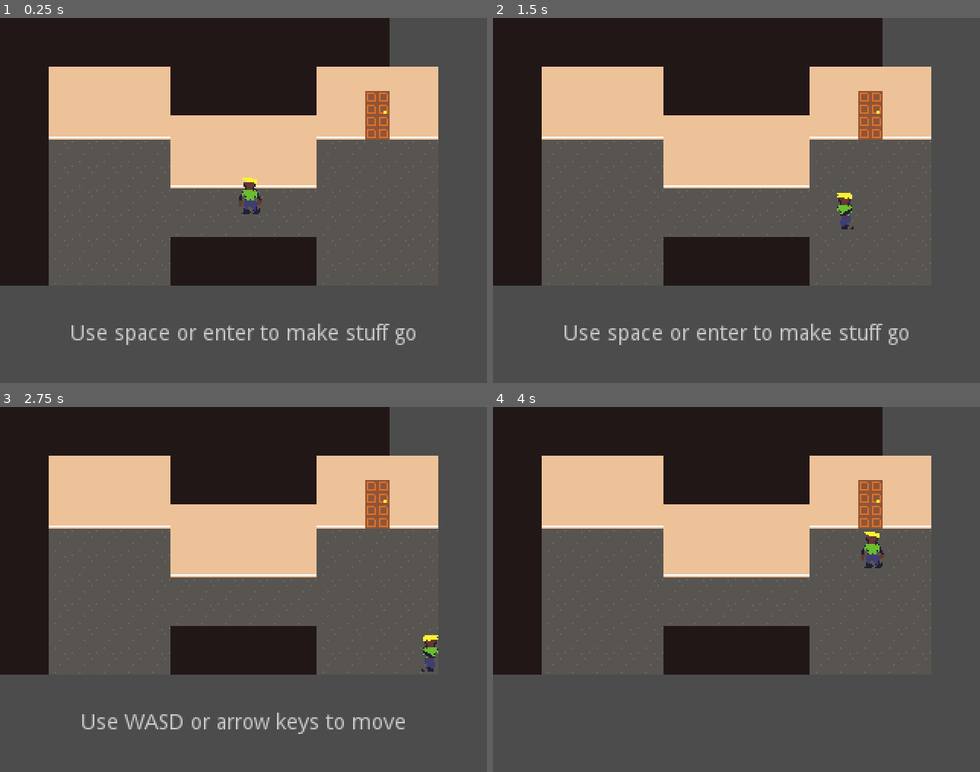
Above: before the commit, frames 1-4 (two rows, left to right).
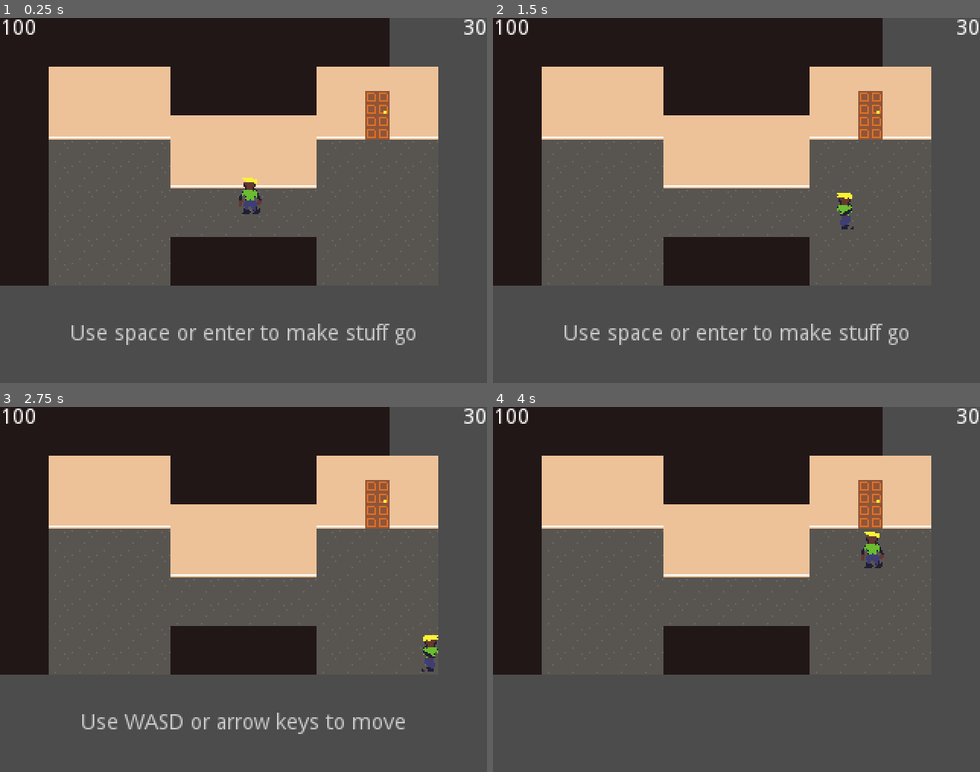
Above: after the commit, the same moments.

Repository: cag/ld42
Game: Godot game, scene res://house.tscn
The game is run twice, just before and just after one commit, with the same random seed, the same clock (stepped at 60 frames per second) and the same inputs.
Inputs:
- Up to frame 1 (0.25 s): no input
- Up to frame 2 (1.5 s): tap Enter (ui_accept) at 0.5, 0.77 s; hold Right (ui_right) 0.53-1.28 s; hold Down (ui_down) from 1.28 s (still down)
- Up to frame 3 (2.75 s): tap Enter (ui_accept) at 1.52 s; release Down (ui_down) at 2.03 s; hold Right (ui_right) from 2.03 s (still down)
- Up to frame 4 (4 s): release Right (ui_right) at 2.78 s; hold Up (ui_up) 2.78-3.53 s; tap Enter (ui_accept) at 3.02, 3.77 s; hold Left (ui_left) from 3.53 s (still down)

The runs differ from the first frame. In frame 1, 0.3% of the frame differs, in the area x 0-100%, y 0-5%; in frame 2, 0.3%; in frame 3, 0.3%; in frame 4, 0.3%.

Commit message:
refine tut

Diff:
--- a/house.gd
+++ b/house.gd
@@ -13,6 +13,9 @@
 onready var person = get_node(person_path)
 export(NodePath) var cat_manager_path
 onready var cat_manager = get_node(cat_manager_path)
+export(NodePath) var countdown_path
+onready var countdown = get_node(countdown_path)
+export var countdown_time = 0.0
 
 func _input(event):
 	if event.is_action_pressed("ui_accept"):
@@ -63,6 +66,7 @@
 
 	yield(get_tree().create_timer(1.0), "timeout")
 
+	cat_manager.fullcat = false
 	checker.enter()
 	yield(get_tree().create_timer(1.0), "timeout")
 	checker.say("hey, roomie, what's up")
@@ -75,6 +79,7 @@
 	yield(checker, "message_done")
 	yield(get_tree().create_timer(.5), "timeout")
 	checker.exit()
+	cat_manager.fullcat = true
 	yield(get_tree().create_timer(1.0), "timeout")
 
 #func _process(delta):
--- a/house.tscn
+++ b/house.tscn
@@ -20,6 +20,8 @@
 checker_path = NodePath("YSort/Checker")
 person_path = NodePath("YSort/Person")
 cat_manager_path = NodePath("CatManager")
+countdown_path = NodePath("Countdown")
+countdown_time = 100.0
 
 [node name="ColorRect" type="ColorRect" parent="." index="0"]
 
@@ -105,11 +107,33 @@
 mouse_default_cursor_shape = 0
 size_flags_horizontal = 1
 size_flags_vertical = 4
-percent_visible = 1.0
-lines_skipped = 0
-max_lines_visible = -1
-
-[node name="Hints" type="Label" parent="." index="5"]
+text = "100"
+percent_visible = 1.0
+lines_skipped = 0
+max_lines_visible = -1
+
+[node name="Countdown" type="Label" parent="." index="5"]
+
+anchor_left = 0.0
+anchor_top = 0.0
+anchor_right = 0.0
+anchor_bottom = 0.0
+margin_left = 280.0
+margin_right = 320.0
+margin_bottom = 14.0
+rect_pivot_offset = Vector2( 0, 0 )
+rect_clip_content = false
+mouse_filter = 2
+mouse_default_cursor_shape = 0
+size_flags_horizontal = 1
+size_flags_vertical = 4
+text = "30"
+align = 2
+percent_visible = 1.0
+lines_skipped = 0
+max_lines_visible = -1
+
+[node name="Hints" type="Label" parent="." index="6"]
 
 visible = false
 anchor_left = 0.0
@@ -137,7 +161,7 @@
 max_lines_visible = -1
 _sections_unfolded = [ "custom_colors", "custom_fonts" ]
 
-[node name="Textbox" type="Polygon2D" parent="." index="6"]
+[node name="Textbox" type="Polygon2D" parent="." index="7"]
 
 visible = false
 position = Vector2( 8, 184 )
--- a/project.godot
+++ b/project.godot
@@ -22,8 +22,8 @@
 
 window/size/width=320
 window/size/height=240
-window/size/test_width=960
-window/size/test_height=720
+window/size/test_width=640
+window/size/test_height=480
 window/stretch/mode="viewport"
 
 [input]
